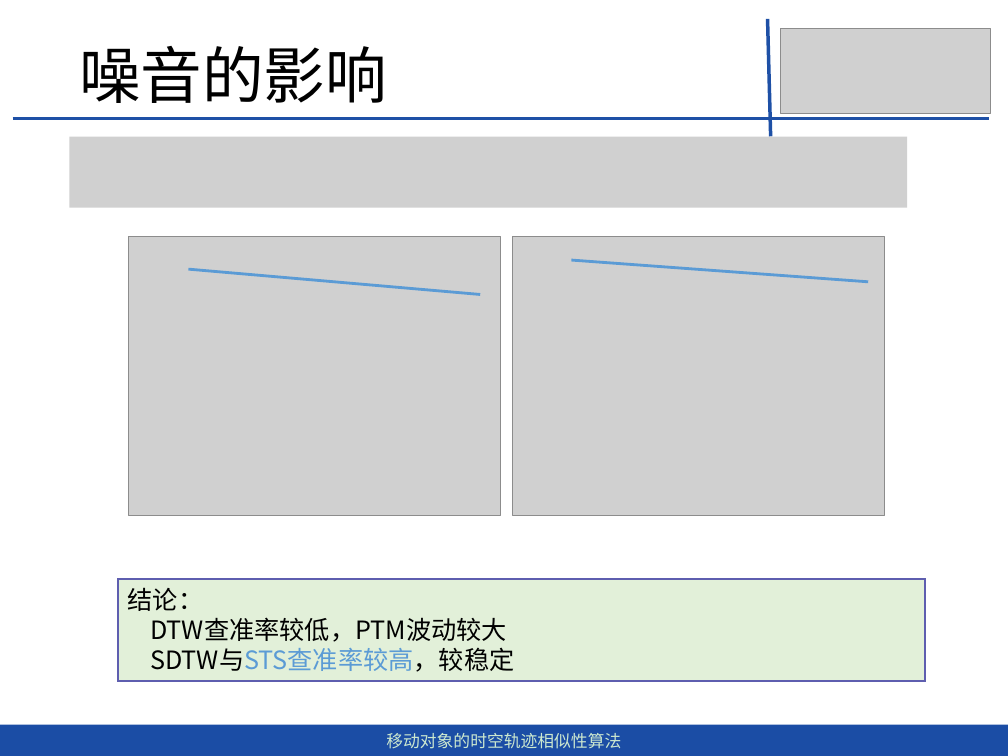
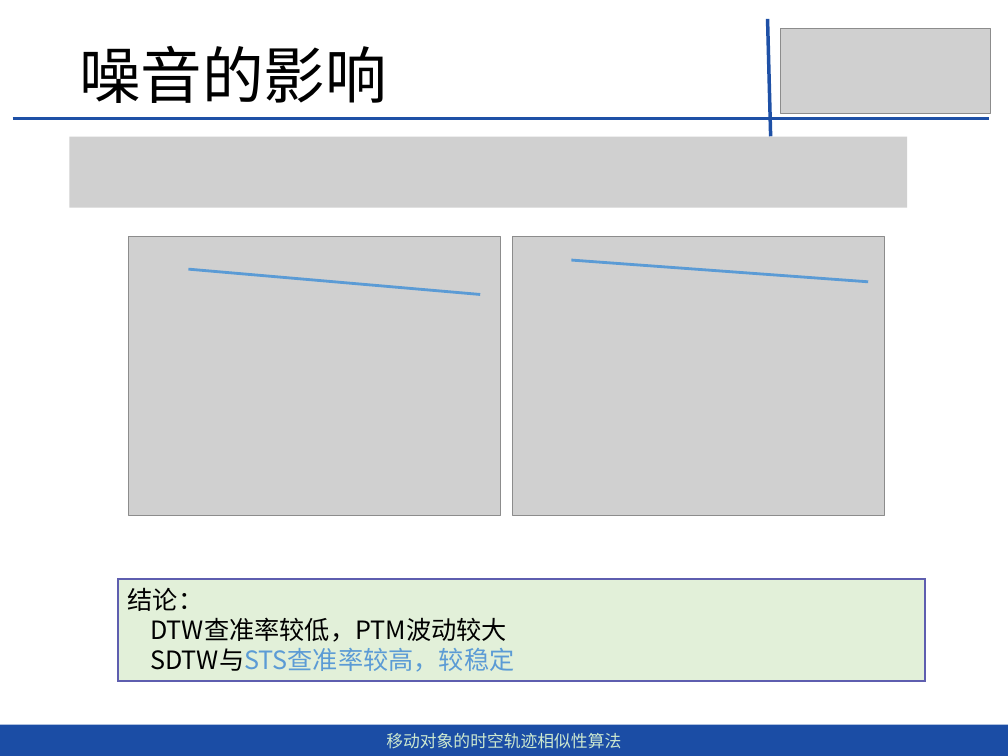
Before and after one commit to dingguangwei/biyelunwen, a slide deck: slide 35 of 移动对象的时空轨迹相似性查询算法-丁光伟-第2版.pptx (slide 34 before the commit). Drawn at 1008x756 pixels with LibreOffice and Linux fonts; fonts in the diff are those of the drawing; grey boxes stand for pictures. Boxes give left, top, right and bottom in pixels: in the first picture for what was removed or moved away, otherwise in the second. Text is boxed around its words. In the diff, an @@ line names an element or a change of style, - is before the commit and + after.

```diff
--- a/移动对象的时空轨迹相似性查询算法-丁光伟-第2版.pptx
+++ b/移动对象的时空轨迹相似性查询算法-丁光伟-第2版.pptx
@@ text in rectangle at [150, 648, 514, 672]: text colour #000000 to #5B9BD5 in "SDTW与STS查准率较高，较稳定" @@
```
Also in this commit, not shown: 7 other slides changed, 1 slide added, 3 other files.
